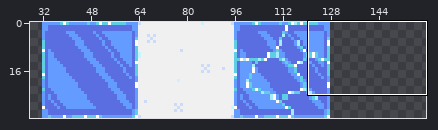
Two states of a sprite sheet, assets/aseprite/tiles.png. The first picture is a wide view before the edit; the outline marks the close-up.
Close-up. Earlier state:
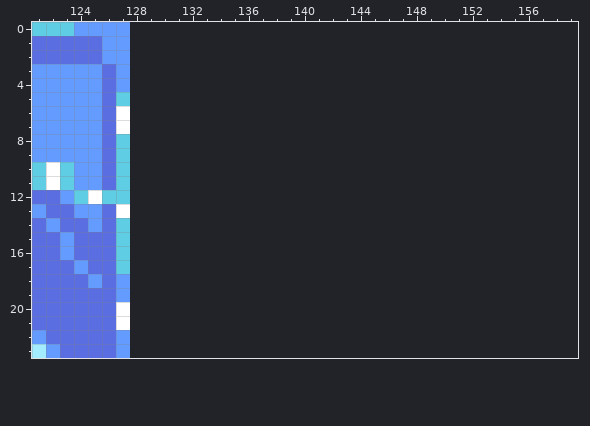
The file is 128x32 pixels. Shown: x 121..159, y 0..23. The old version is drawn lined up with the new one, on the new canvas. The wide view leaves out empty margins.
After:
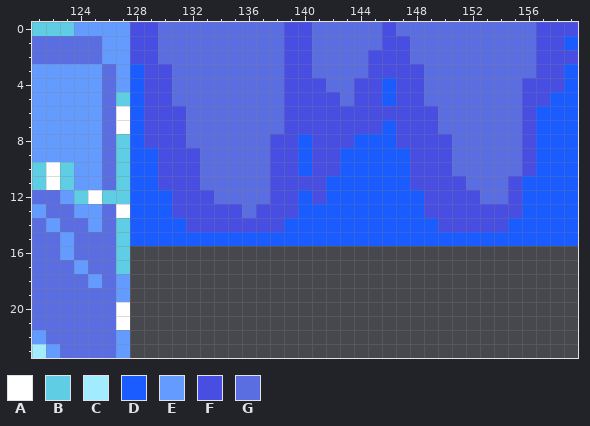
Palette (. is transparent): A #ffffff  B #5fcde4  C #a3ebff  D #1a5cff  E #639bff  F #474ee1  G #5b6ee1
The commit says: tile skirt
Diff:
canvas 128x32 -> 160x32
@@ x 121..159 @@
- 0 BBBEEEE................................
- 1 GGGGGEE................................
- 2 GGGGGEE................................
- 3 EEEEEGE................................
- 4 EEEEEGE................................
- 5 EEEEEGB................................
- 6 EEEEEGA................................
- 7 EEEEEGA................................
- 8 EEEEEGB................................
- 9 EEEEEGB................................
-10 BABEEGB................................
-11 BABEEGB................................
-12 GGEBABB................................
-13 EGGEEGA................................
-14 GEGGEGB................................
-15 GGEGGGB................................
+ 0 BBBEEEEFFGGGGGGGGGFFGGGGGFGGGGGGGGGGFFF
+ 1 GGGGGEEFFGGGGGGGGGFFGGGGGFFGGGGGGGGGFFD
+ 2 GGGGGEEFFGGGGGGGGGFFGGGGFFFGGGGGGGGGFFF
+ 3 EEEEEGEDFFGGGGGGGGFFGGGGFFFFGGGGGGGGFFD
+ 4 EEEEEGEDFFGGGGGGGGFFFGGFFDFFGGGGGGGFFFD
+ 5 EEEEEGBDFFGGGGGGGGFFFFGFFDFFGGGGGGGFFDD
+ 6 EEEEEGADFFFGGGGGGGFFFFFFFFFFFGGGGGGFDDD
+ 7 EEEEEGADFFFGGGGGGGFFFFFFFDFFFGGGGGGFDDD
+ 8 EEEEEGBDFFFGGGGGGFFDFFFDDDFFFFGGGGGFDDD
+ 9 EEEEEGBDDFFFGGGGGFFDFFDDDDDFFFGGGGGFDDD
+10 BABEEGBDDFFFGGGGGFFDFFDDDDDFFFGGGGGFDDD
+11 BABEEGBDDFFFGGGGGFFFFDDDDDDFFFFGGGFDDDD
+12 GGEBABBDDDFFFGGGGFFDFDDDDDDDFFFFGGFDDDD
+13 EGGEEGADDDFFFFFGFFFDDDDDDDDDFFFFFFFDDDD
+14 GEGGEGBDDDDFFFFFFFDDDDDDDDDDDFFFFFDDDDD
+15 GGEGGGBDDDDDDDDDDDDDDDDDDDDDDDDDDDDDDDD
 16 GGEGGGB................................
